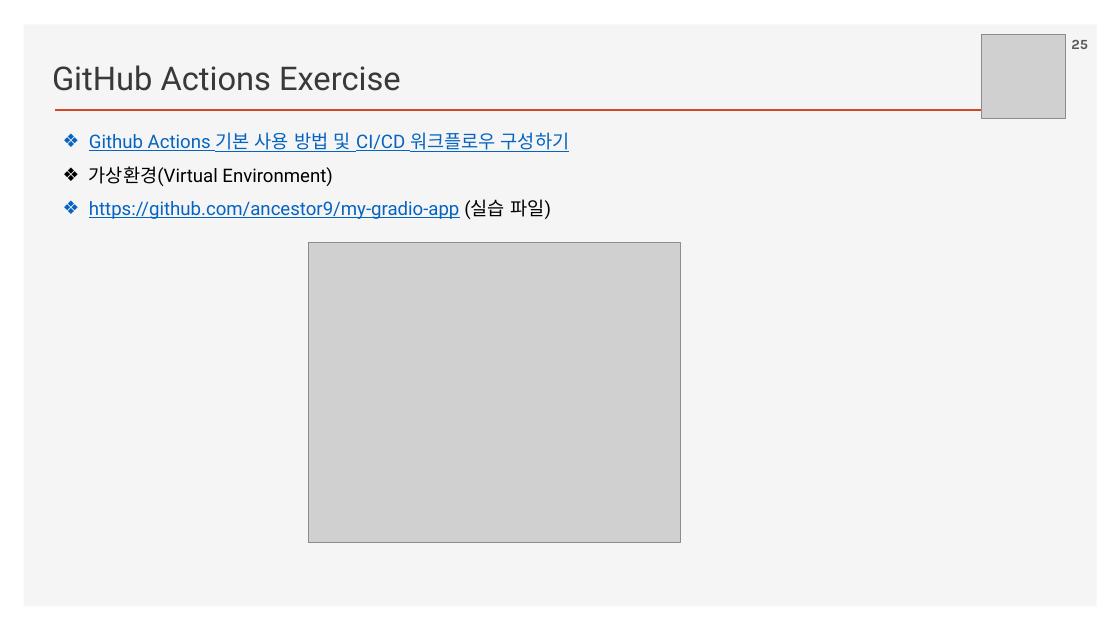
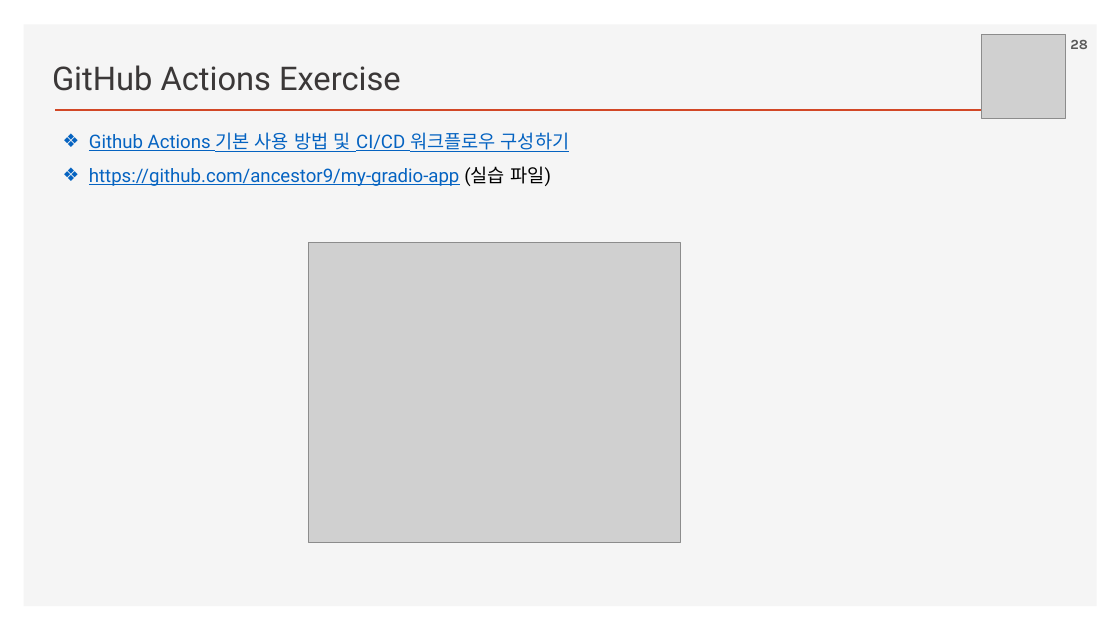
Before and after one commit to ancestor9/2026_Fall_Application-Deployment, a slide deck: slide 28 of App Deployment.pptx (slide 25 before the commit). Drawn at 1120x630 pixels with LibreOffice and Linux fonts; fonts in the diff are those of the drawing; grey boxes stand for pictures; background and template pictures are left out. Boxes give left, top, right and bottom in pixels: in the first picture for what was removed or moved away, otherwise in the second. Text is boxed around its words. In the diff, an @@ line names an element or a change of style, - is before the commit and + after.

```diff
--- a/App Deployment.pptx
+++ b/App Deployment.pptx
@@ page number at (1070,40,1088,49): text changed @@
-25
+28
@@ text at (89,166,332,186): paragraph removed @@
-❖ 가상환경(Virtual Environment)
```
Also in this commit, not shown: 1 other slide changed, 3 slides added.
